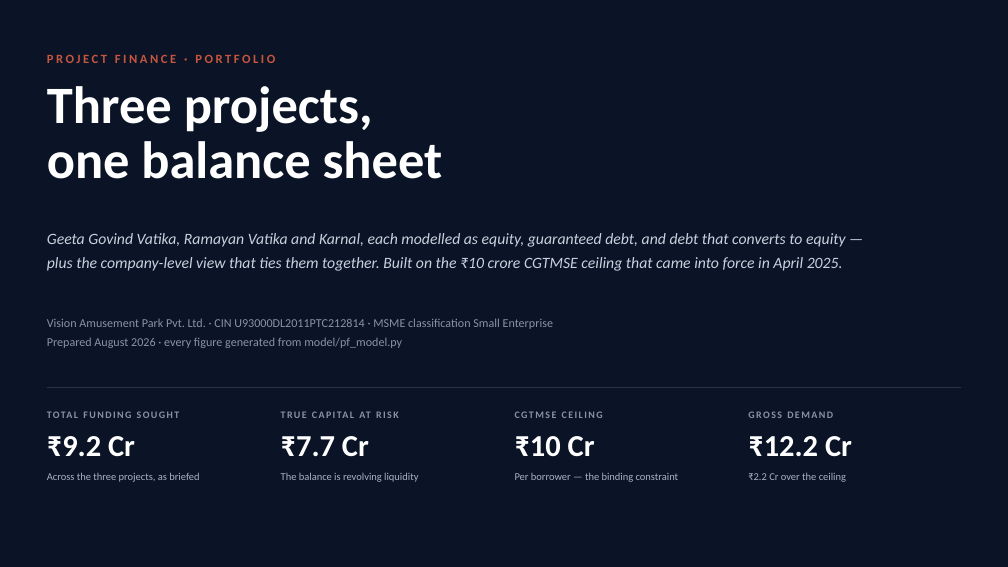
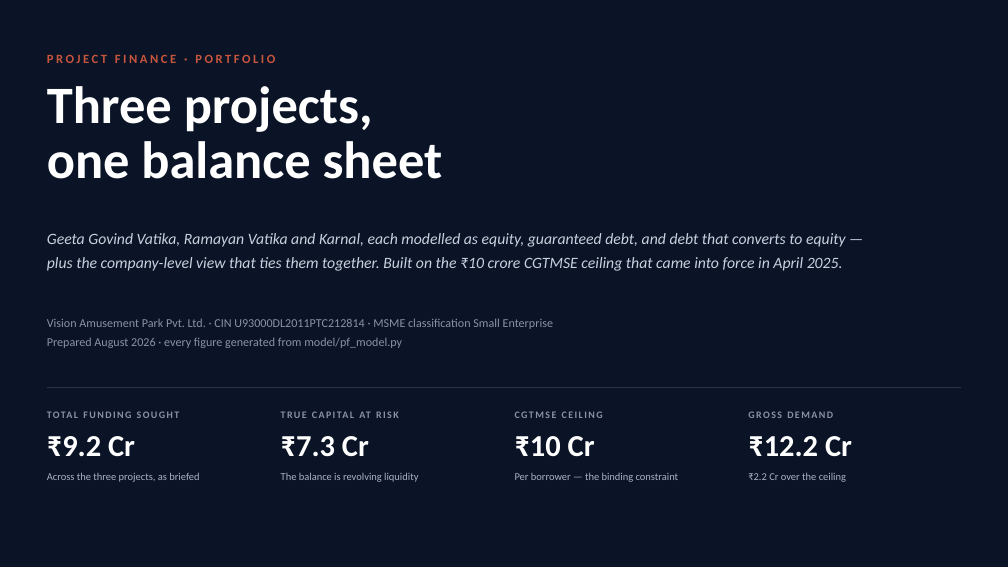
Before and after one commit to eodcfo/vappl-deck, a slide deck: slide 1 of pptx/EOD-Project-Finance-Portfolio.pptx. Drawn at 1008x567 pixels with LibreOffice and Linux fonts; fonts in the diff are those of the drawing. Boxes give left, top, right and bottom in pixels: in the first picture for what was removed or moved away, otherwise in the second. Text is boxed around its words. In the diff, an @@ line names an element or a change of style, - is before the commit and + after.

```diff
--- a/pptx/EOD-Project-Finance-Portfolio.pptx
+++ b/pptx/EOD-Project-Finance-Portfolio.pptx
@@ text at [281, 436, 369, 457]: text changed @@
-₹7.7 Cr
+₹7.3 Cr
```
Also in this commit, not shown: 2 other slides changed, 14 other files.
